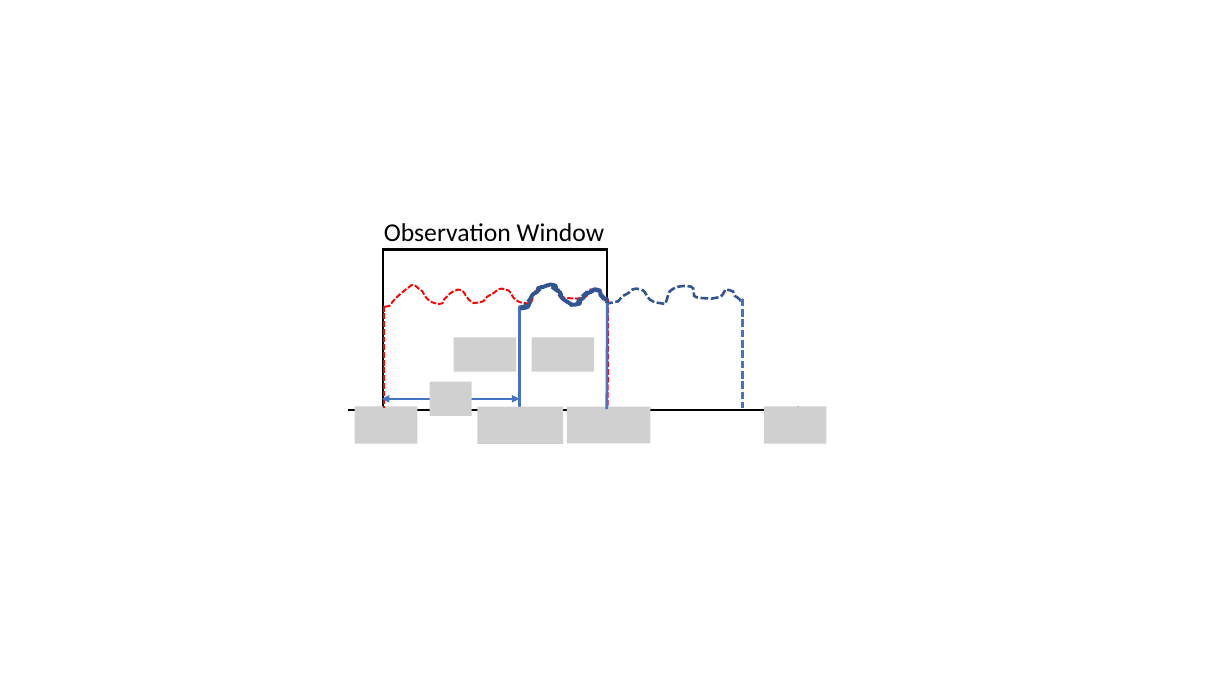
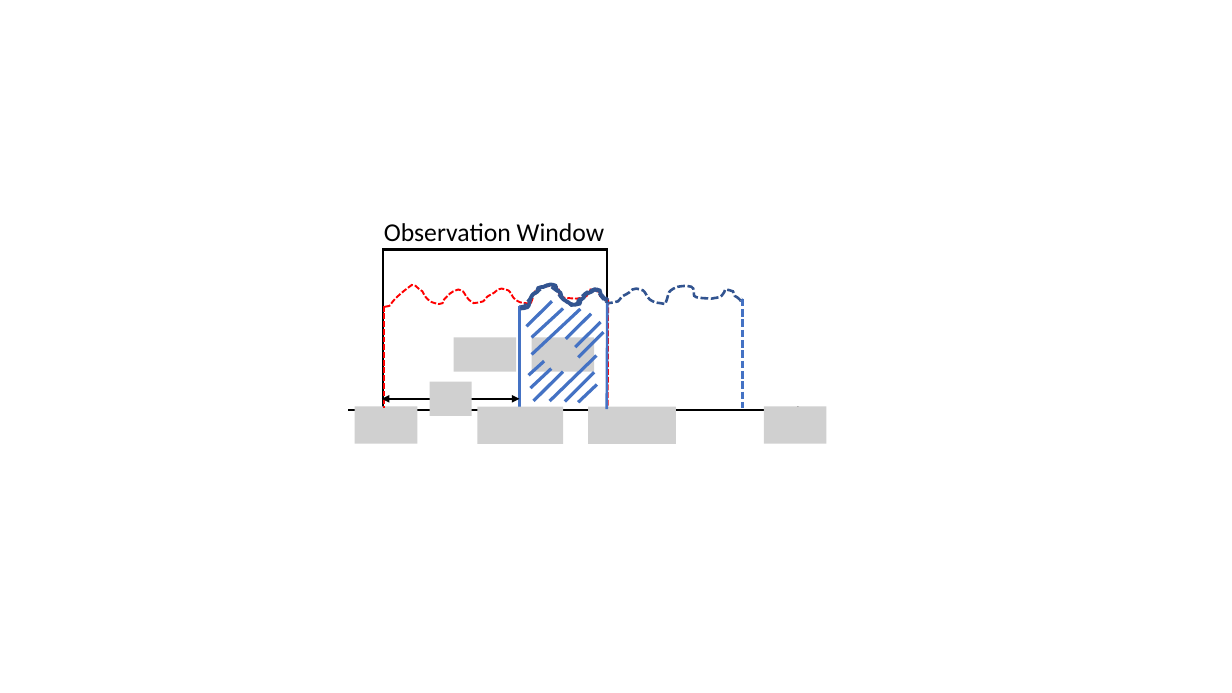
Before and after one commit to Haotian-RA/joint-detection-and-estimation-algorithm-1-19, a slide deck: slide 1 of main_matlab_figures/New Microsoft PowerPoint Presentation (4).pptx. Drawn at 1232x693 pixels with LibreOffice and Linux fonts; fonts in the diff are those of the drawing; grey boxes stand for pictures. Boxes give left, top, right and bottom in pixels: in the first picture for what was removed or moved away, otherwise in the second. Text is boxed around its words. In the diff, an @@ line names an element or a change of style, - is before the commit and + after.

```diff
--- a/main_matlab_figures/New Microsoft PowerPoint Presentation (4).pptx
+++ b/main_matlab_figures/New Microsoft PowerPoint Presentation (4).pptx
@@ line added from (552, 301) to (527, 326), #4472C4 2.5 pt @@
@@ line added from (563, 309) to (531, 337), #4472C4 2.5 pt @@
@@ line added from (580, 309) to (531, 355), #4472C4 2.5 pt @@
@@ line added from (592, 314) to (566, 339), #4472C4 2.5 pt @@
@@ line added from (601, 323) to (576, 348), #4472C4 2.5 pt @@
@@ line added from (597, 356) to (550, 401), #4472C4 2.5 pt @@
@@ line added from (604, 333) to (579, 358), #4472C4 2.5 pt @@
@@ line added from (544, 361) to (529, 375), #4472C4 2.5 pt @@
@@ line added from (552, 369) to (531, 388), #4472C4 2.5 pt @@
@@ line added from (563, 372) to (533, 401), #4472C4 2.5 pt @@
@@ line added from (594, 372) to (565, 402), #4472C4 2.5 pt @@
@@ line added from (597, 384) to (579, 402), #4472C4 2.5 pt @@
@@ arrow (442, 399) - (382, 399): stroke #4472C4 1.5 pt to #000000 1.5 pt @@
@@ arrow (459, 399) - (519, 399): stroke #4472C4 1.5 pt to #000000 1.5 pt @@
@@ picture: place and size @@
-picture at box(567, 407, 651, 444)
+picture at box(589, 407, 677, 444)
```
Also in this commit, not shown: 11 other files.
